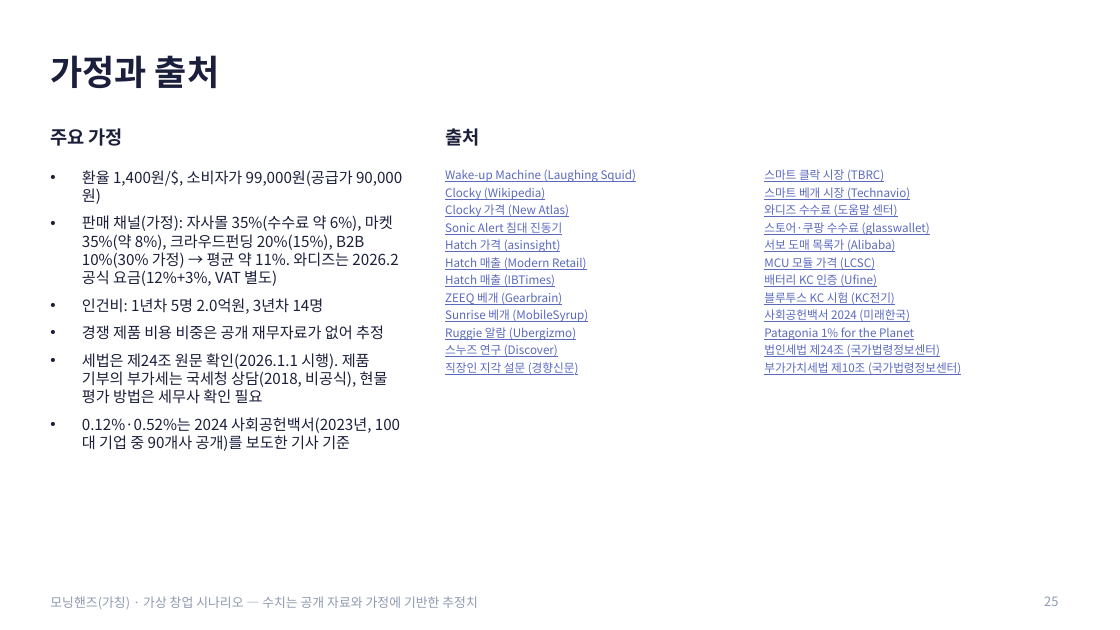
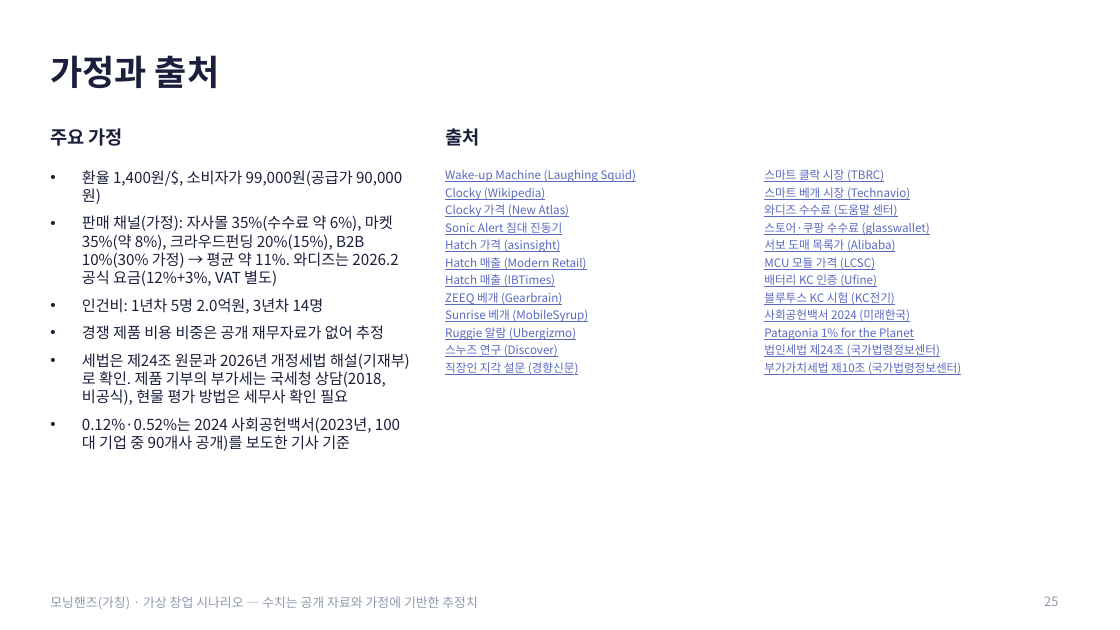
Before and after one commit to g975682-source/-, a slide deck: slide 25 of MorningHands_Business_Analysis.pptx. Drawn at 1120x630 pixels with LibreOffice and Linux fonts; fonts in the diff are those of the drawing. Boxes give left, top, right and bottom in pixels: in the first picture for what was removed or moved away, otherwise in the second. Text is boxed around its words. In the diff, an @@ line names an element or a change of style, - is before the commit and + after.

```diff
--- a/MorningHands_Business_Analysis.pptx
+++ b/MorningHands_Business_Analysis.pptx
@@ text at [82, 353, 410, 405]: text changed @@
-• 세법은 제24조 원문 확인(2026.1.1 시행). 제품 기부의 부가세는 국세청 상담(2018, 비공식), 현물 평가 방법은 세무사 확인 필요
+• 세법은 제24조 원문과 2026년 개정세법 해설(기재부)로 확인. 제품 기부의 부가세는 국세청 상담(2018, 비공식), 현물 평가 방법은 세무사 확인 필요
```
Also in this commit, not shown: 2 other slides changed, 2 other files.
